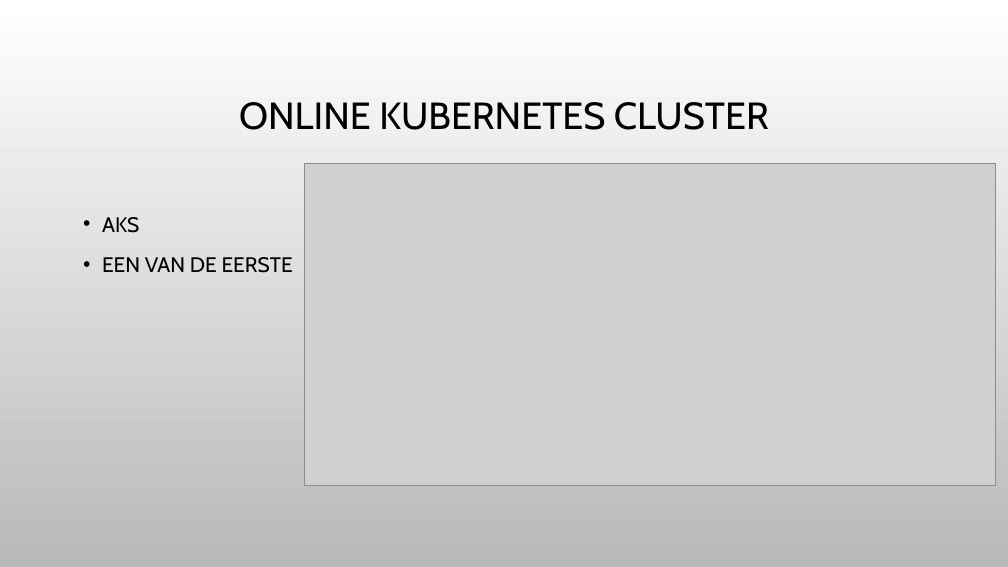
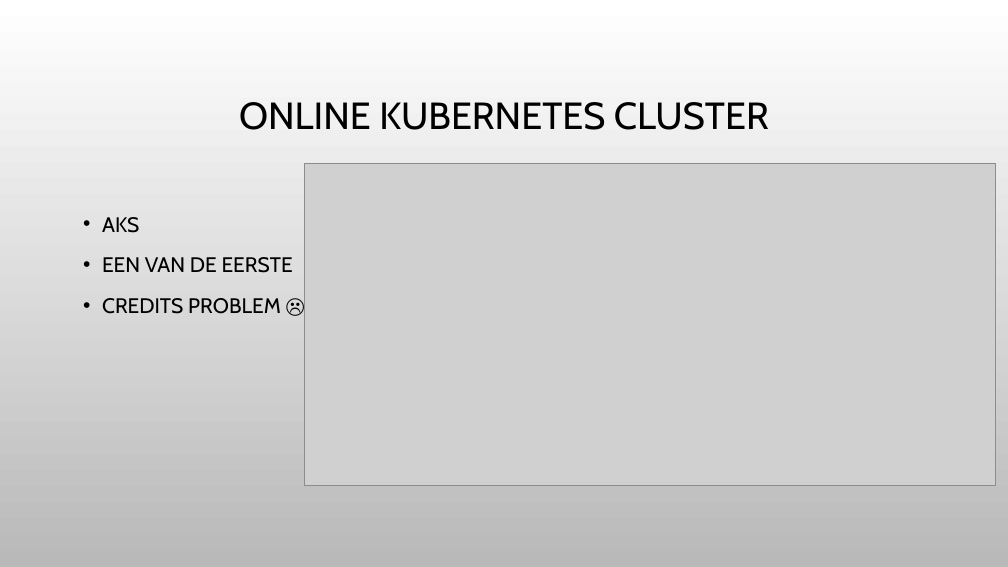
Before and after one commit to Fontys-ICT-Software-Engineering/Kwetter-semester-6, a slide deck: slide 5 of Documentatie/Sprint 5/sprint 5 presentation.pptx. Drawn at 1008x567 pixels with LibreOffice and Linux fonts; fonts in the diff are those of the drawing; grey boxes stand for pictures; background and template pictures are left out. Boxes give left, top, right and bottom in pixels: in the first picture for what was removed or moved away, otherwise in the second. Text is boxed around its words. In the diff, an @@ line names an element or a change of style, - is before the commit and + after.

```diff
--- a/Documentatie/Sprint 5/sprint 5 presentation.pptx
+++ b/Documentatie/Sprint 5/sprint 5 presentation.pptx
@@ text at [102,298,281,314]: paragraph added @@
+• CREDITS PROBLEM ☹
```
Also in this commit, not shown: 1 other slide changed, 3 slides added, 2 slides removed, 50 other files.
